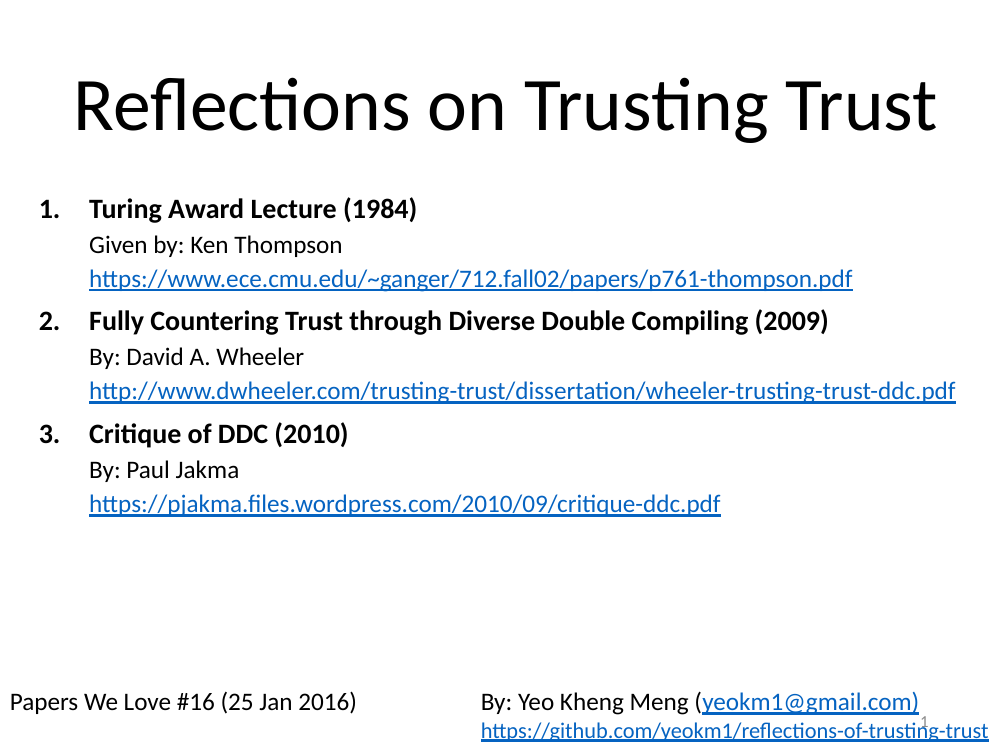
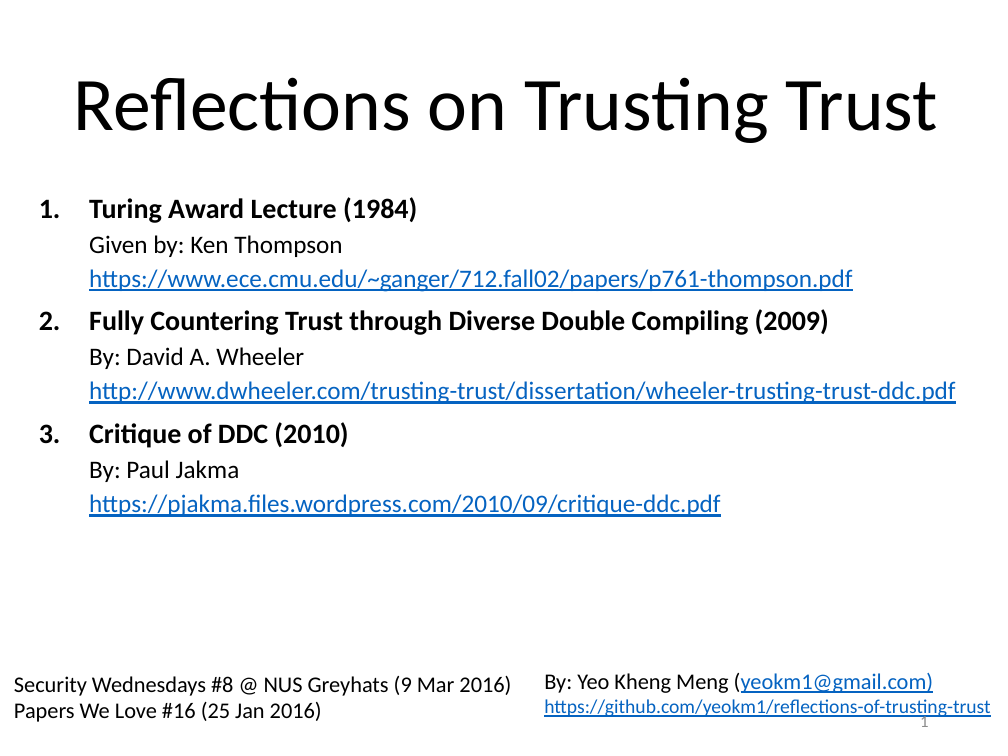
Before and after one commit to yeokm1/reflections-on-trusting-trust, a slide deck: slide 1 of reflections-on-trusting-trust-slides.pptx. Drawn at 1008x756 pixels with LibreOffice and Linux fonts; fonts in the diff are those of the drawing. Boxes give left, top, right and bottom in pixels: in the first picture for what was removed or moved away, otherwise in the second. Text is boxed around its words. In the diff, an @@ line names an element or a change of style, - is before the commit and + after.

```diff
--- a/reflections-on-trusting-trust-slides.pptx
+++ b/reflections-on-trusting-trust-slides.pptx
@@ text "Security Wednesdays #8 @ NUS ..." moved from (x1=10, y1=691, x2=357, y2=714) to (x1=14, y1=676, x2=511, y2=722) @@
@@ text at (x1=14, y1=676, x2=511, y2=696): paragraph added @@
+Security Wednesdays #8 @ NUS Greyhats (9 Mar 2016)
@@ text "By: Yeo Kheng Meng (yeokm1@gmail.com)" moved from (x1=481, y1=691, x2=989, y2=742) to (x1=544, y1=673, x2=990, y2=719) @@
@@ text "By: Yeo Kheng Meng (yeokm1@gmail.com)" at (x1=544, y1=673, x2=990, y2=719): size 18 to 16 pt in "By: Yeo Kheng Meng (yeokm1@gmail.com)"; size 16 to 14 pt in "https://github.com/yeokm1/reflections-of-trusting-trust" @@
@@ text at (x1=14, y1=702, x2=322, y2=722): size 18 to 16 pt in "Papers We Love #16 (25 Jan 2016)" @@
```
Also in this commit, not shown: 3 other slides changed, 2 other files.
